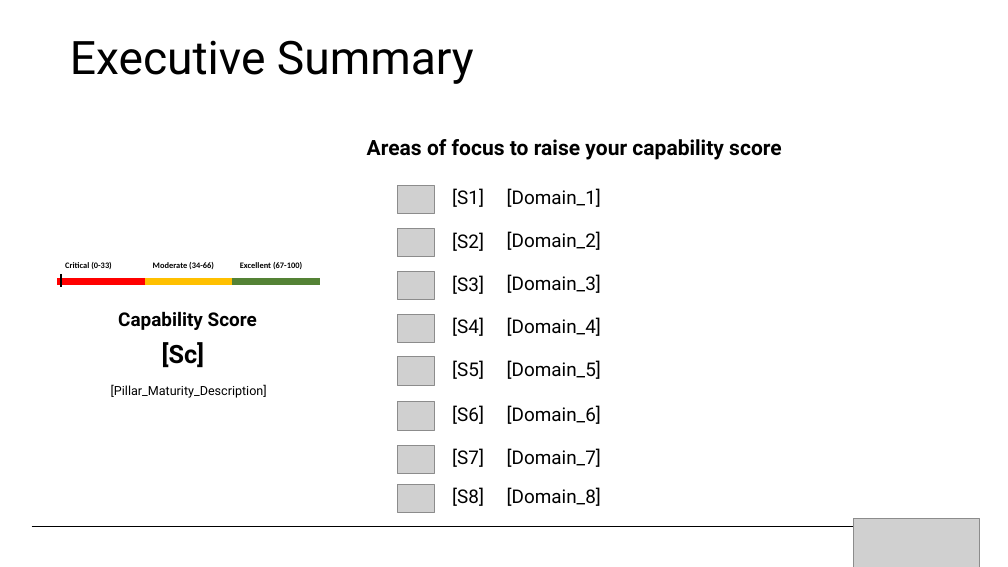
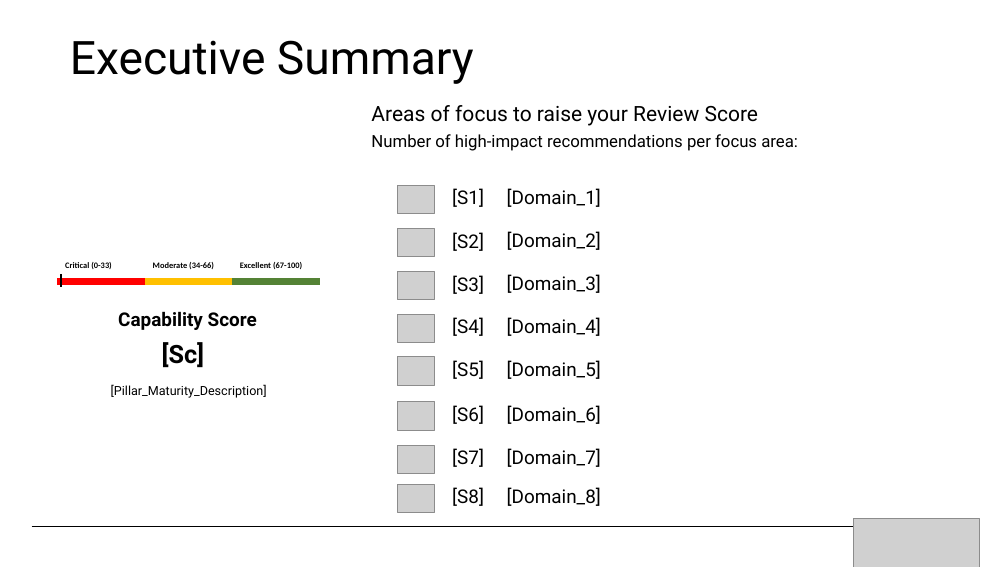
Before and after one commit to Azure/WellArchitected-Tools, a slide deck: slide 9 of WARP/devops/PnP_PowerPointReport_Template.pptx. Drawn at 1008x567 pixels with LibreOffice and Linux fonts; fonts in the diff are those of the drawing; grey boxes stand for pictures; background and template pictures are left out. Boxes give left, top, right and bottom in pixels: in the first picture for what was removed or moved away, otherwise in the second. Text is boxed around its words. In the diff, an @@ line names an element or a change of style, - is before the commit and + after.

```diff
--- a/WARP/devops/PnP_PowerPointReport_Template.pptx
+++ b/WARP/devops/PnP_PowerPointReport_Template.pptx
@@ text at <box>371,105,798,151</box>: text changed; size 20 to 16 pt; bold off @@
-Areas of focus to raise your capability score
+Areas of focus to raise your Review Score
+Number of high-impact recommendations per focus area:
```
Also in this commit, not shown: 2 other slides changed, 1 other file.
